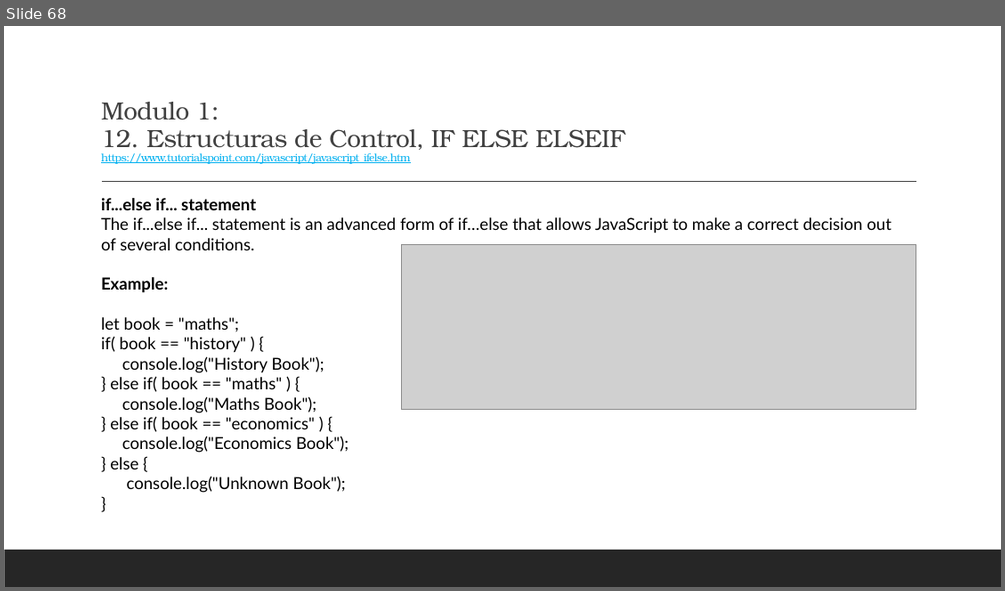
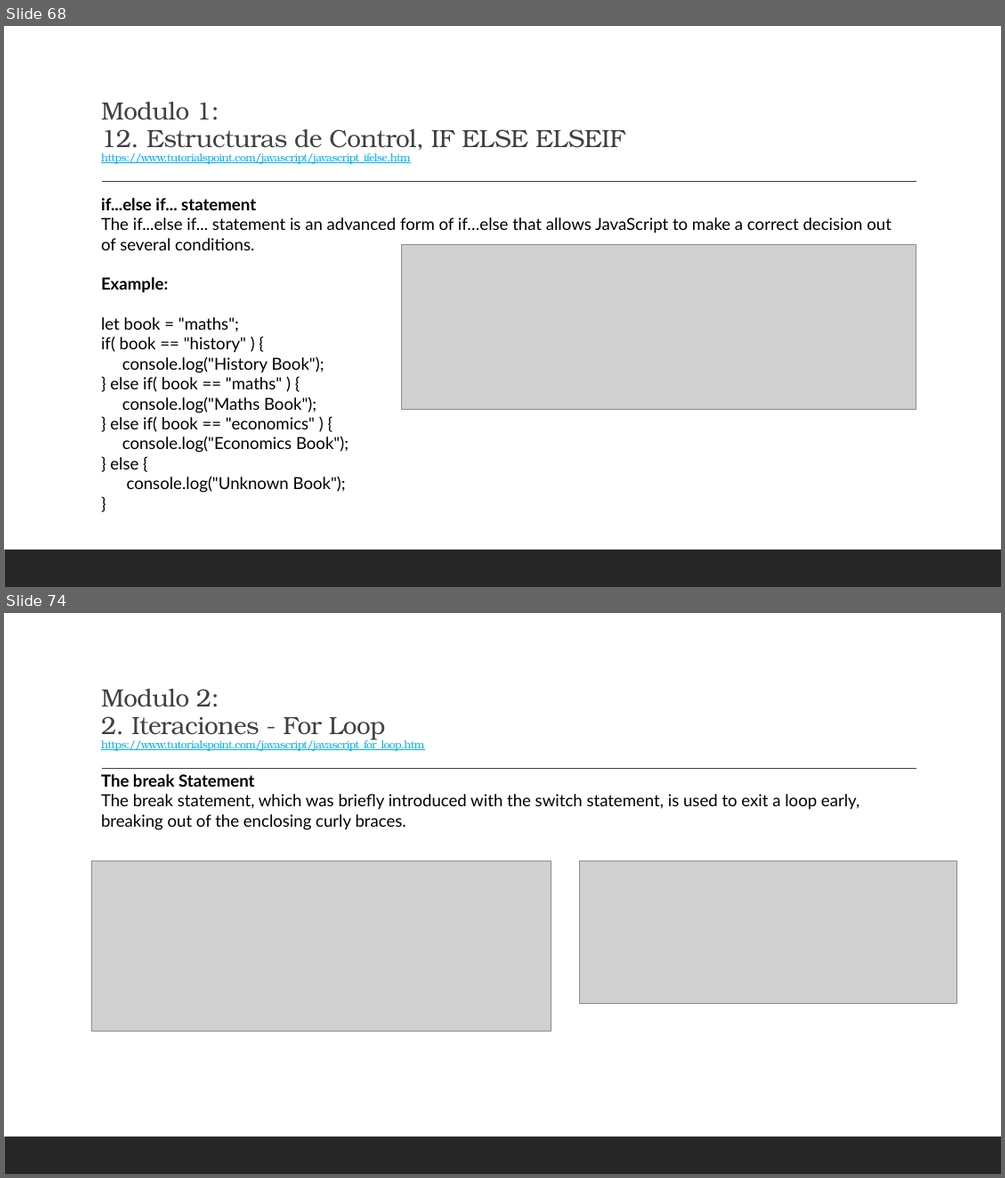
Before and after one commit to elinformatico/curso-javascript-basico, a slide deck: Javascript by Noe Hernandez.pptx. Shown one above the other, each under a label of ours: slide 68 before the commit, slides 68 and 74 after it; the slides between them are not shown. The pictures are 1005x591 and 1005x1178 pixels, drawn with LibreOffice and Linux fonts; fonts in the diff are those of the drawing; grey boxes stand for pictures. Boxes give left, top, right and bottom in pixels: in the first picture for what was removed or moved away, otherwise in the second. Text is boxed around its words. In the diff, an @@ line names an element or a change of style, - is before the commit and + after.

```diff
--- a/Javascript by Noe Hernandez.pptx
+++ b/Javascript by Noe Hernandez.pptx
@@ slide 74 added at <box>4,613,1001,1174</box>, background #FFFFFF; not listed: 2 template elements that a slide beside it also shows @@
@@ title added at <box>101,689,817,810</box>, 10.5 pt, text #00B0F0, underline @@
+Modulo 2:
+2. Iteraciones - For Loop
+https://www.tutorialspoint.com/javascript/javascript_for_loop.htm
@@ text added at <box>101,774,859,830</box>, 16 pt, text #000000 @@
+The break Statement
+The break statement, which was briefly introduced with the switch statement, is used to exit a loop early, breaking out of the enclosing curly braces.
@@ picture added at <box>91,861,551,1032</box> @@
@@ picture added at <box>580,861,957,1004</box> @@
```
Also in this commit, not shown: 9 slides changed, 9 other slides added, 2 other files.
